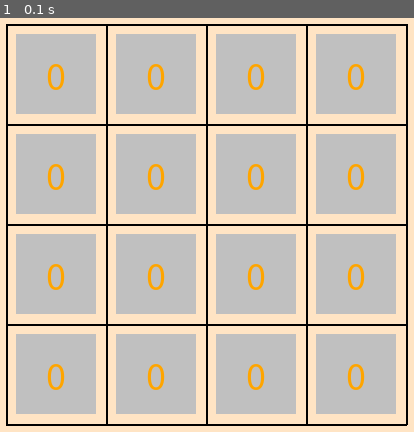
Above: before the commit, frame 1.
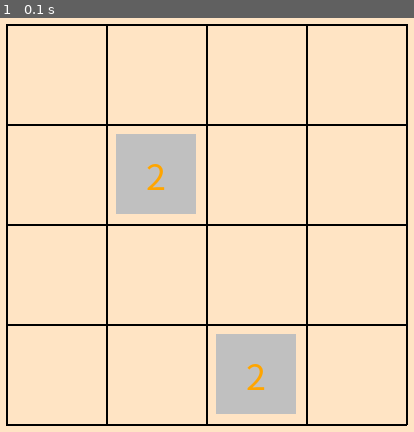
Above: after the commit, the same moment.

Repository: seancheng33/PygameProject
Game: pygame game, started from game2048/game.py
Two runs of this game, one before a commit and one after it. Both use one fixed random seed, a clock stepped at 60 frames per second and the inputs below.
Inputs:
- Up to frame 1 (0.1 s): no input

The runs differ from the first frame. In frame 1, 53% of the frame differs, in the area x 3-96%, y 3-96%.

Commit message:
准备了方向按键的方法（未写实现）

Diff:
--- a/game2048/game.py
+++ b/game2048/game.py
@@ -4,6 +4,7 @@
 @CreateTime   : 2018/8/18
 @Program      : 联系用pygame制作一个2048的游戏，
 '''
+import random
 
 import pygame
 import sys
@@ -44,9 +45,19 @@
 
 pygame.init()
 screen = pygame.display.set_mode((800, 600))
-pygame.display.set_caption('游戏2048                  ver 1.0 Program By Sean Cheng')
+pygame.display.set_caption('游戏2048                  ver 0.6 Program By Sean Cheng')
 
 tileFont = pygame.font.Font('c:\\windows\\Fonts\\SimHei.ttf', 36)
+
+# 初始化两个开始元素在任意位置。
+random_elem = 0
+while random_elem < 2:
+    x = random.randint(0, WINDOW_BLOCK_NUM-1)
+    y = random.randint(0, WINDOW_BLOCK_NUM-1)
+
+    if gameArray[x][y] == 0:
+        gameArray[x][y] = 2
+        random_elem += 1
 
 while True:
 
@@ -69,13 +80,14 @@
     # 完成游戏元素的绘制
     for i in range(len(gameArray)):
         for j in range(len(gameArray[0])):
-            tile = pygame.draw.rect(screen, COLOR_DICT['silver'],
-                                    ((TILE_SIZE + 20) * i + 110, (TILE_SIZE + 20) * j + 110, TILE_SIZE, TILE_SIZE))
-            tile_text = str(gameArray[i][j])
-            text = tileFont.render(tile_text, True, COLOR_DICT['orange'])
-            text_rect = text.get_rect()
-            text_rect.center = tile.center
-            screen.blit(text, text_rect)
+            if gameArray[i][j] != 0:
+                tile = pygame.draw.rect(screen, COLOR_DICT['silver'],
+                                        ((TILE_SIZE + 20) * i + 110, (TILE_SIZE + 20) * j + 110, TILE_SIZE, TILE_SIZE))
+                tile_text = str(gameArray[i][j])
+                text = tileFont.render(tile_text, True, COLOR_DICT['orange'])
+                text_rect = text.get_rect()
+                text_rect.center = tile.center
+                screen.blit(text, text_rect)
 
     for event in pygame.event.get():
         if event.type == pygame.QUIT:
@@ -86,4 +98,13 @@
                 pygame.quit()
                 sys.exit(0)
 
+            elif event.key == pygame.K_a or event.key == pygame.K_LEFT:
+                pass
+            elif event.key == pygame.K_d or event.key == pygame.K_RIGHT:
+                pass
+            elif event.key == pygame.K_w or event.key == pygame.K_UP:
+                pass
+            elif event.key == pygame.K_s or event.key == pygame.K_DOWN:
+                pass
+
     pygame.display.update()
